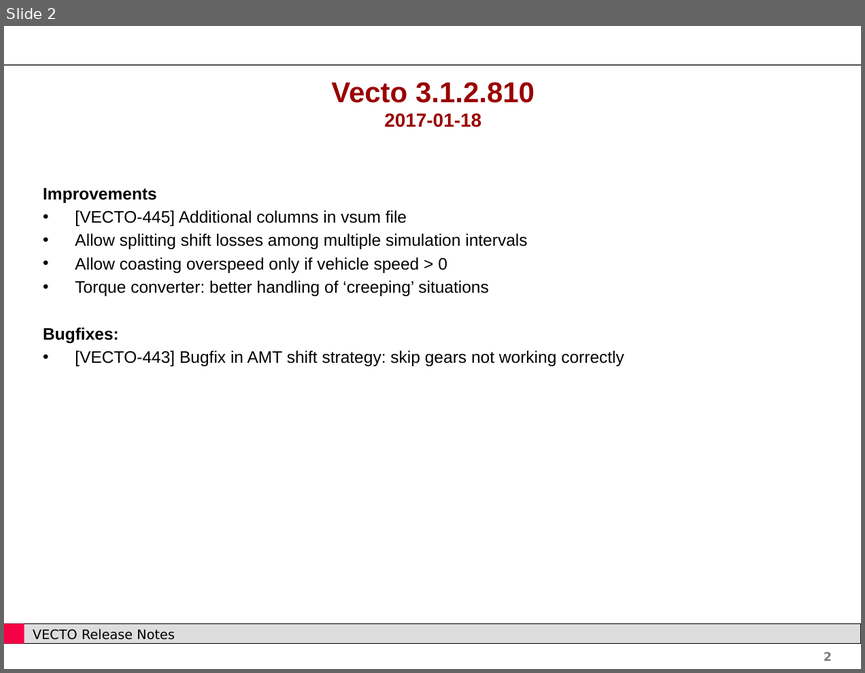
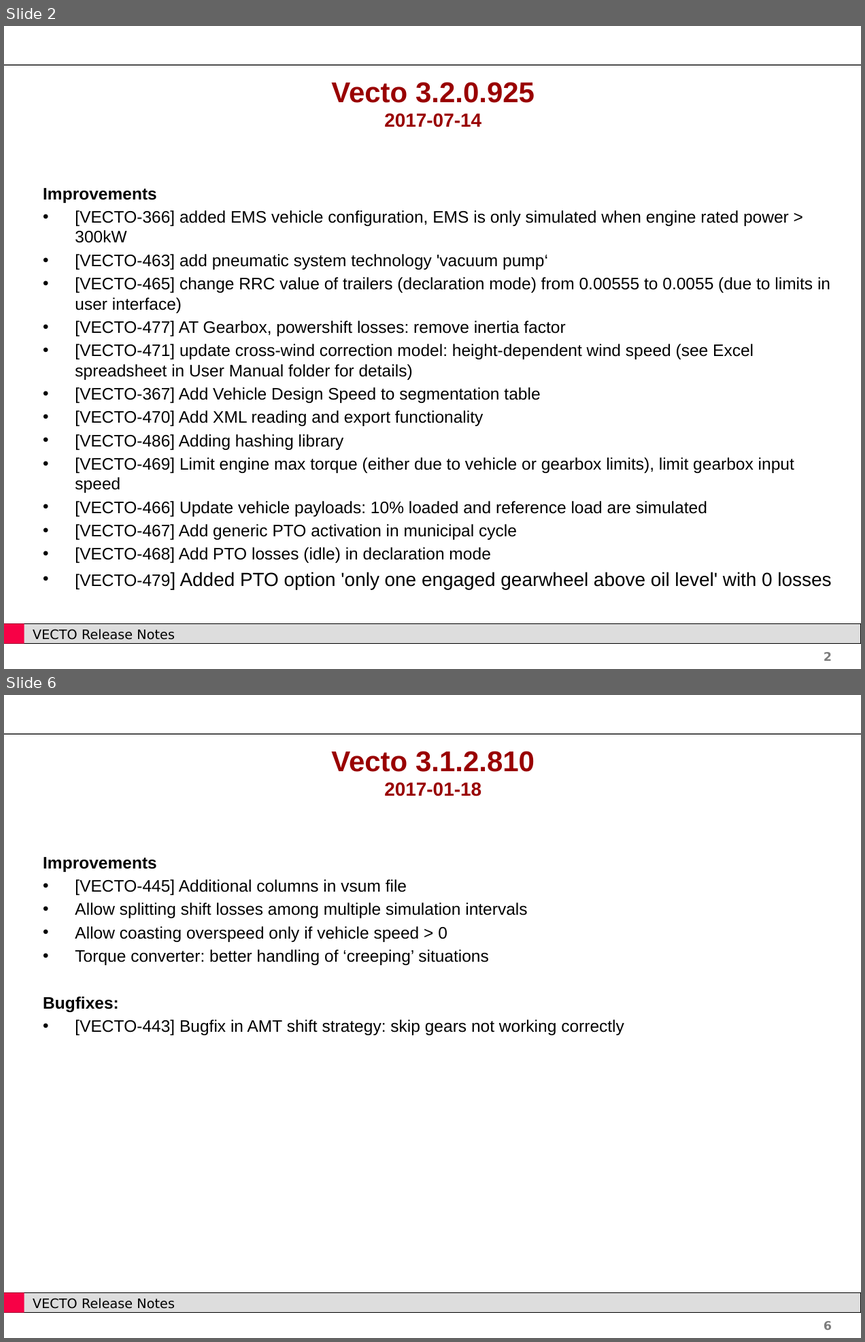
Before and after one commit to tanawadeatharva/BharatVECTO, a slide deck: Documentation/User Manual Source/Release Notes Vecto3.x.pptx. Shown one above the other, each under a label of ours: slide 2 before the commit, slides 2 and 6 after it; the slides between them are not shown. The pictures are 865x673 and 865x1342 pixels, drawn with LibreOffice and Linux fonts; fonts in the diff are those of the drawing; background and template pictures are left out. Boxes give left, top, right and bottom in pixels: in the first picture for what was removed or moved away, otherwise in the second. Text is boxed around its words. In the diff, an @@ line names an element or a change of style, - is before the commit and + after.

```diff
--- a/Documentation/User Manual Source/Release Notes Vecto3.x.pptx
+++ b/Documentation/User Manual Source/Release Notes Vecto3.x.pptx
@@ slide 2 added at box(4, 26, 861, 669), background #FFFFFF; not listed: 5 template elements that a slide beside it also shows @@
@@ title added at box(331, 82, 534, 127), 24 pt, text #990000, bold @@
+Vecto 3.2.0.925
+2017-07-14
@@ text added at box(43, 188, 831, 589), 14 pt, text #000000 @@
+Improvements
+• [VECTO-366] added EMS vehicle configuration, EMS is only simulated when engine rated power > 300kW
+• [VECTO-463] add pneumatic system technology 'vacuum pump‘
+• [VECTO-465] change RRC value of trailers (declaration mode) from 0.00555 to 0.0055 (due to limits in user interface)
+• [VECTO-477] AT Gearbox, powershift losses: remove inertia factor
+• [VECTO-471] update cross-wind correction model: height-dependent wind speed (see Excel spreadsheet in User Manual folder for details)
+• [VECTO-367] Add Vehicle Design Speed to segmentation table
+• [VECTO-470] Add XML reading and export functionality
+• [VECTO-486] Adding hashing library
+• [VECTO-469] Limit engine max torque (either due to vehicle or gearbox limits), limit gearbox input speed
+• [VECTO-466] Update vehicle payloads: 10% loaded and reference load are simulated
+• [VECTO-467] Add generic PTO activation in municipal cycle
+• [VECTO-468] Add PTO losses (idle) in declaration mode
+• [VECTO-479] Added PTO option 'only one engaged gearwheel above oil level' with 0 losses
@@ what was slide 2 is now slide 6 @@
@@ page number at box(823, 1321, 832, 1329): text changed @@
-2
+6
```
Also in this commit, not shown: 1 slide changed, 3 other slides added.
